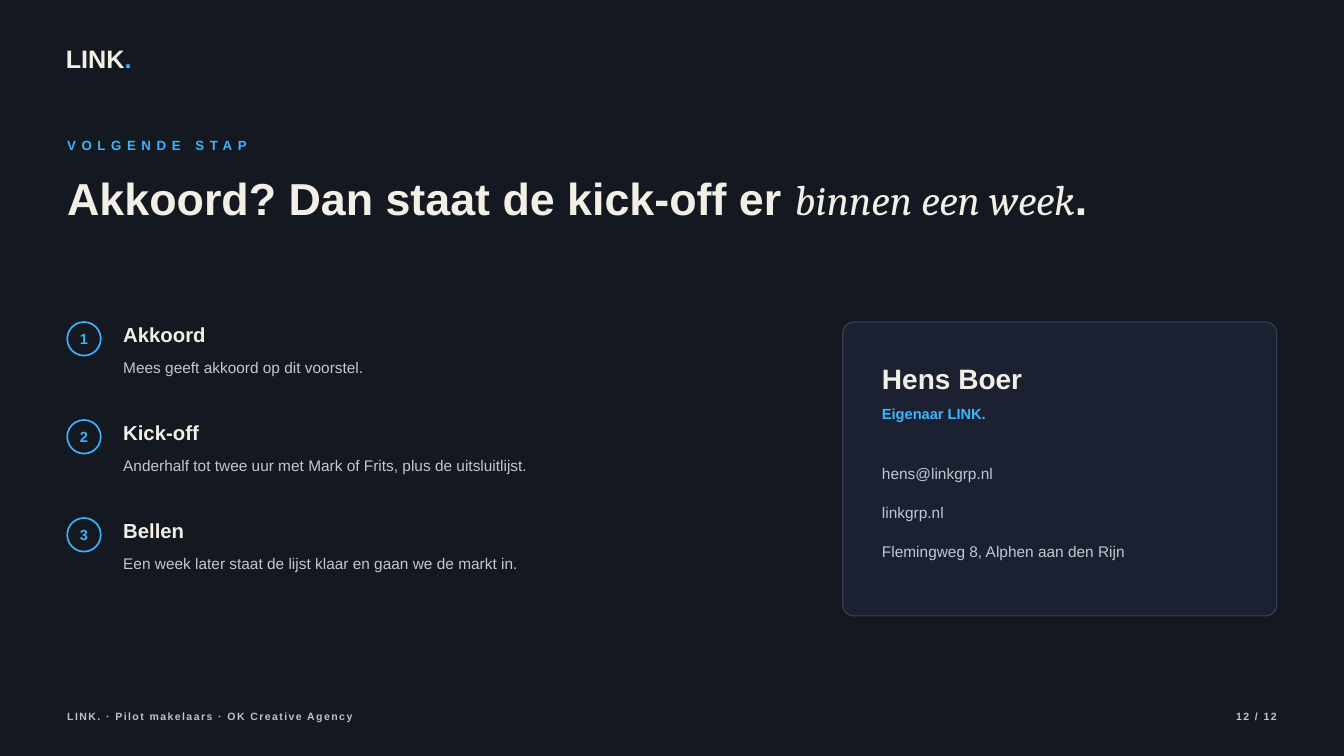
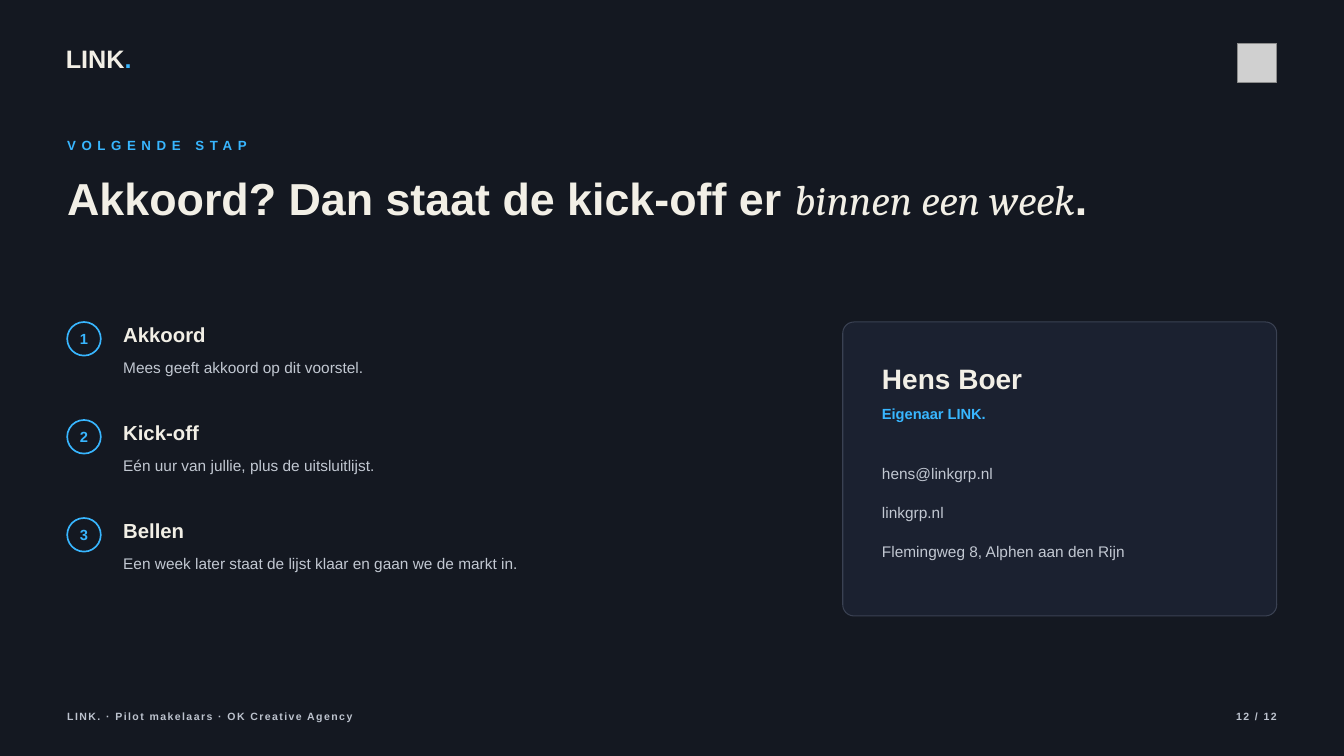
Before and after one commit to hens-lang/Test, a slide deck: slide 12 of output/LINK. pilotvoorstel OK Creative Agency.pptx. Drawn at 1344x756 pixels with LibreOffice and Linux fonts; fonts in the diff are those of the drawing; grey boxes stand for pictures. Boxes give left, top, right and bottom in pixels: in the first picture for what was removed or moved away, otherwise in the second. Text is boxed around its words. In the diff, an @@ line names an element or a change of style, - is before the commit and + after.

```diff
--- a/output/LINK. pilotvoorstel OK Creative Agency.pptx
+++ b/output/LINK. pilotvoorstel OK Creative Agency.pptx
@@ picture added at (1238, 43, 1277, 83) @@
@@ text at (123, 459, 374, 474): text changed @@
-Anderhalf tot twee uur met Mark of Frits, plus de uitsluitlijst.
+Eén uur van jullie, plus de uitsluitlijst.
```
Also in this commit, not shown: 11 other slides changed, 18 other files.
